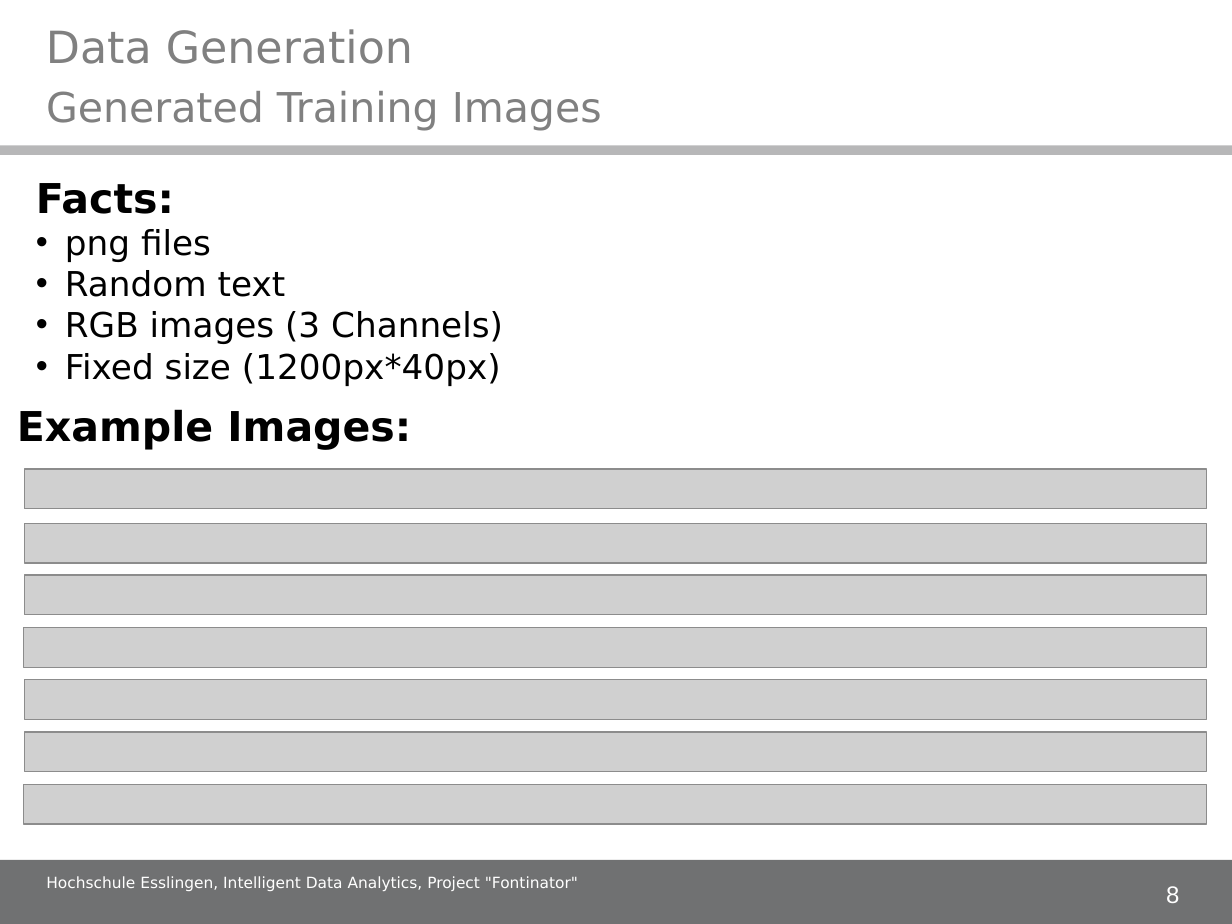
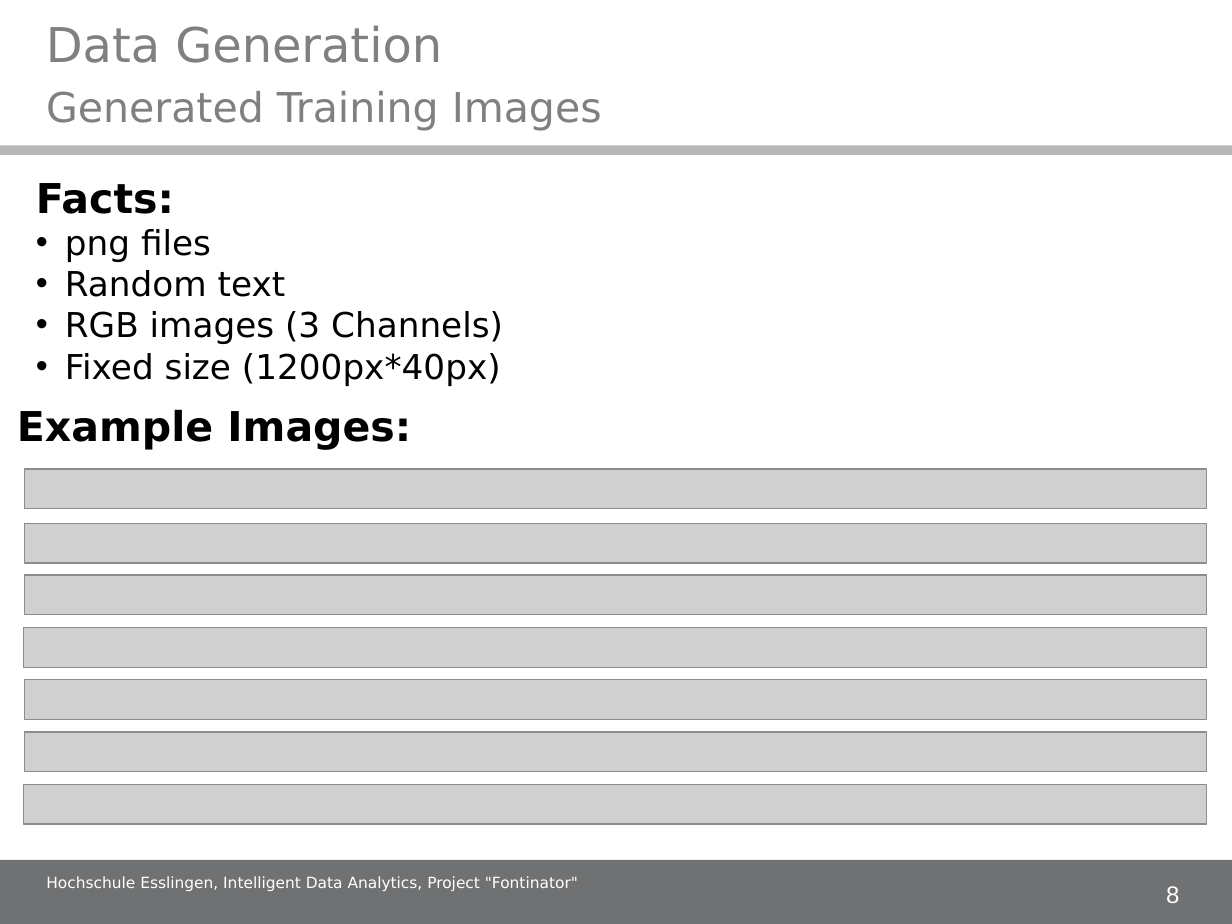
Before and after one commit to alex-ta/Fontinator, a slide deck: slide 8 of Documents/IDA_project_presentation.ppt. Drawn at 1232x924 pixels with LibreOffice and Linux fonts; fonts in the diff are those of the drawing; grey boxes stand for pictures; background and template pictures are left out. Boxes give left, top, right and bottom in pixels: in the first picture for what was removed or moved away, otherwise in the second. Text is boxed around its words. In the diff, an @@ line names an element or a change of style, - is before the commit and + after.

```diff
--- a/Documents/IDA_project_presentation.ppt
+++ b/Documents/IDA_project_presentation.ppt
@@ text "Data Generation" at <box>46,25,442,63</box>: size 25.9 to 28 pt @@
```
Also in this commit, not shown: 18 other slides changed, 1 other file.
